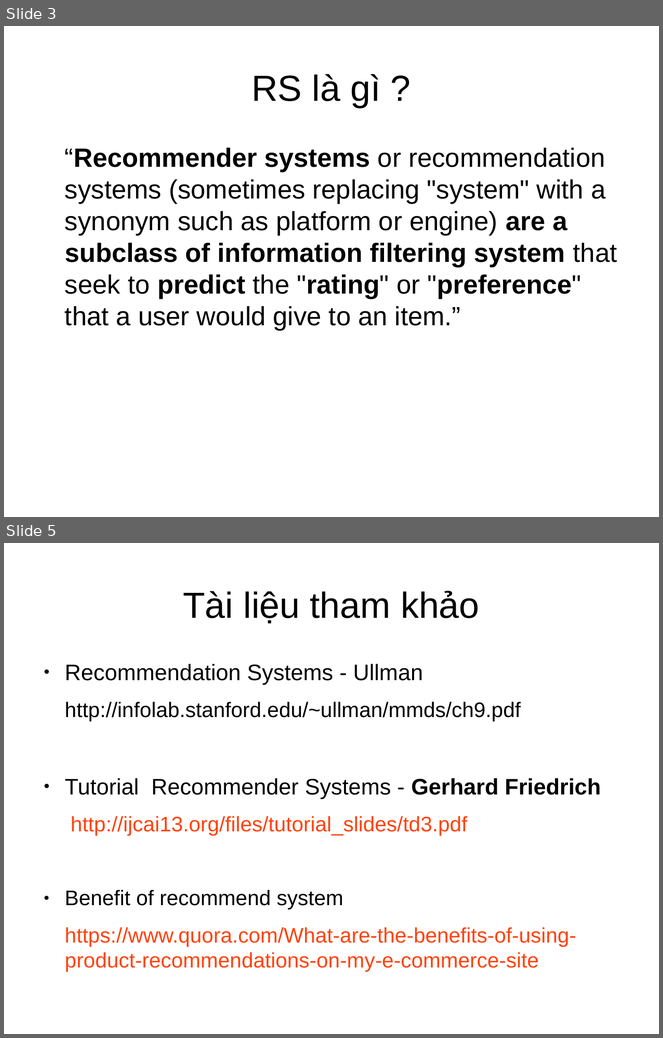
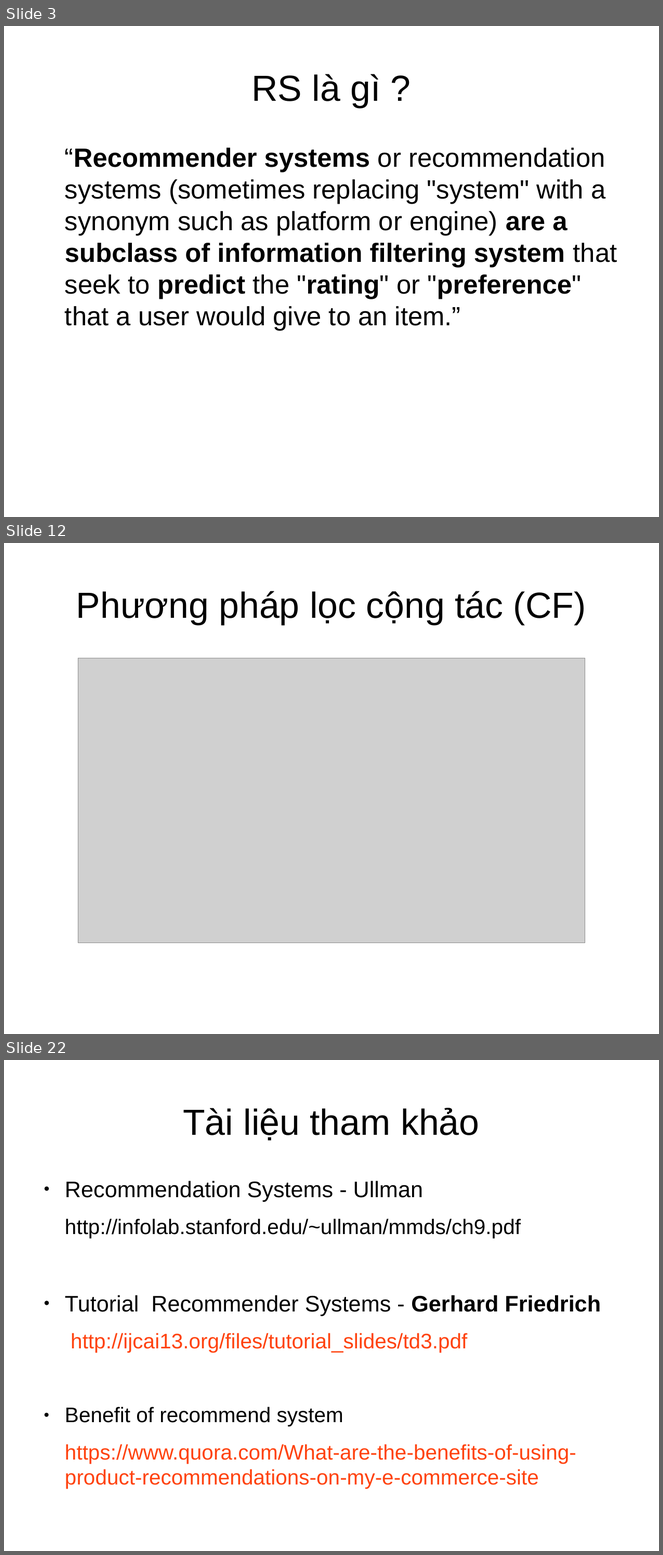
Before and after one commit to dungyeutrang/document, a slide deck: RS.odp. Shown one above the other, each under a label of ours: slides 3 and 5 before the commit, slides 3, 12 and 22 after it; the slides between them are not shown. The pictures are 663x1038 and 663x1555 pixels, drawn with LibreOffice and Linux fonts; fonts in the diff are those of the drawing; grey boxes stand for pictures. Boxes give left, top, right and bottom in pixels: in the first picture for what was removed or moved away, otherwise in the second. Text is boxed around its words. In the diff, an @@ line names an element or a change of style, - is before the commit and + after.

```diff
--- a/RS.odp
+++ b/RS.odp
@@ slide 12 added at [4, 543, 659, 1034], background #FFFFFF @@
@@ title added at [76, 591, 586, 625], 44 pt, text #000000 @@
+Phương pháp lọc cộng tác (CF)
@@ picture added at [78, 658, 585, 942] @@
@@ what was slide 5 is now slide 22 @@
```
Also in this commit, not shown: 1 slide changed, 17 other slides added, 1 slide removed, 1 other file.
